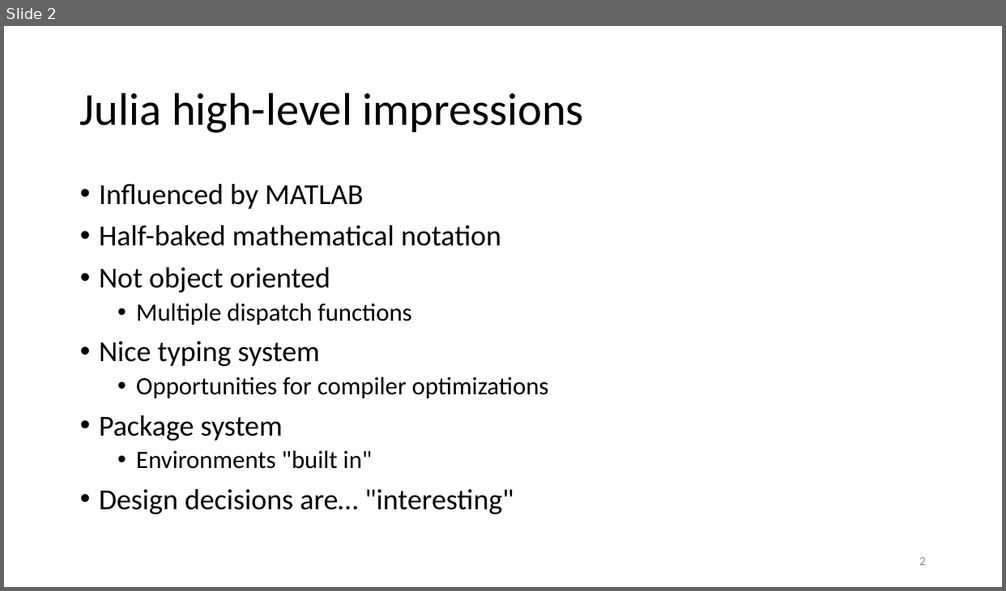
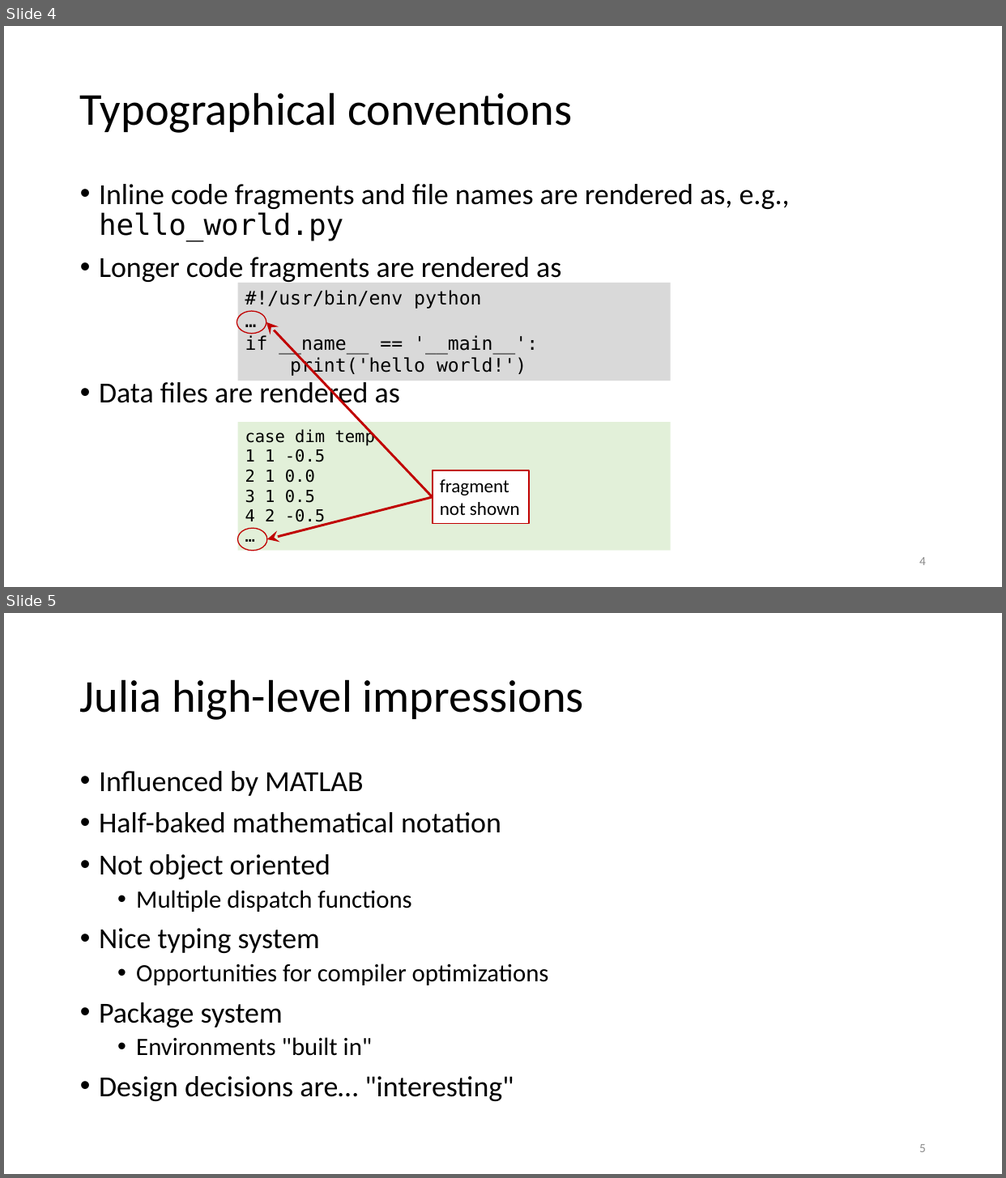
Before and after one commit to gjbex/Julia_good_bad_ugly, a slide deck: julia,_good_back_ugly.pptx. Shown one above the other, each under a label of ours: slide 2 before the commit, slides 4 and 5 after it. The pictures are 1006x591 and 1006x1178 pixels, drawn with LibreOffice and Linux fonts; fonts in the diff are those of the drawing. Boxes give left, top, right and bottom in pixels: in the first picture for what was removed or moved away, otherwise in the second. Text is boxed around its words. In the diff, an @@ line names an element or a change of style, - is before the commit and + after.

```diff
--- a/julia,_good_back_ugly.pptx
+++ b/julia,_good_back_ugly.pptx
@@ slide 4 added at [4,26,1002,587], background #FFFFFF @@
@@ title added at [80,92,572,133], 44 pt, text #000000 @@
+Typographical conventions
@@ text added at [99,184,790,410], 28 pt, text #000000 @@
+• Inline code fragments and file names are rendered as, e.g., hello_world.py
+• Longer code fragments are rendered as
+• Data files are rendered as
@@ rectangle added at [237,283,671,381], fill #D9D9D9, 18 pt, text #000000 @@
+#!/usr/bin/env python
+…
+if __name__ == '__main__':
+print('hello world!')
@@ group added at [236,311,529,551]: 2 ellipses, 2 arrows, 1 rectangle @@
+fragment
+not shown
@@ rectangle added at [237,422,671,551], fill #E2F0D9, 16 pt, text #000000 @@
+case dim temp
+1 1 -0.5
+2 1 0.0
+3 1 0.5
+4 2 -0.5
+…
@@ page number added at [919,557,926,565], 12 pt, text #8C8C8C @@
+4
@@ what was slide 2 is now slide 5 @@
@@ page number at [919,1144,926,1152]: text changed @@
-2
+5
```
Also in this commit, not shown: 1 slide changed, 3 other slides added, 1 slide removed.
